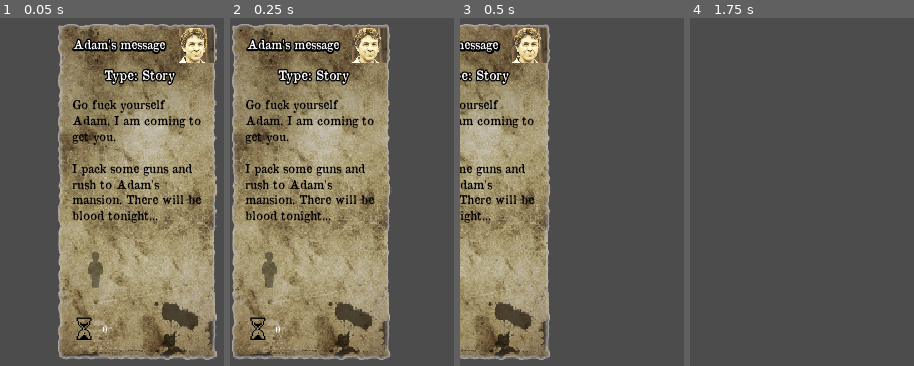
Above: before the commit, frames 1-4 (left to right).
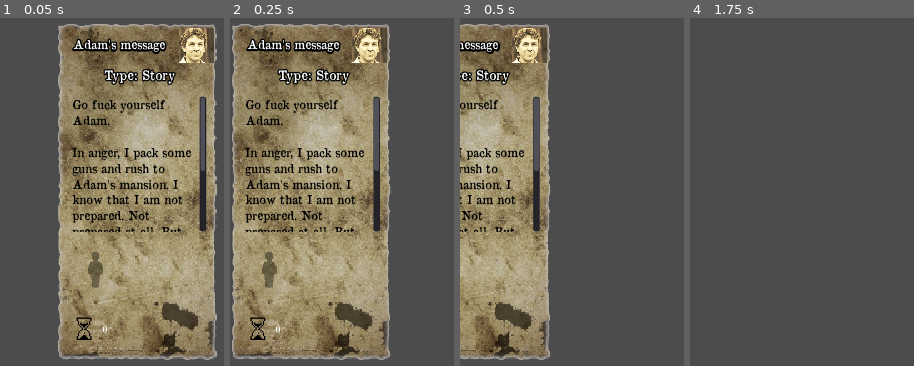
Above: after the commit, the same moments.

Repository: angeldustjdr/octopus_bounding
Game: Godot game, scene res://Missions/act5_10.tscn
Two runs of this game, one before a commit and one after it. Both use one fixed random seed, a clock stepped at 60 frames per second and the inputs below. This scene is started directly instead of the project's main scene.
Inputs (mouse positions are in pixels of both pictures, inside the frame that each line leads up to):
- Up to frame 1 (0.05 s): no input
- Up to frame 2 (0.25 s): no input
- Up to frame 3 (0.5 s): no input
- Up to frame 4 (1.75 s): tap Enter at 0.5 s; move the mouse to (outside the picture) at 0.52 s; click (outside the picture) at 0.67 s; tap Space at 0.77, 1.25 s; drag from (outside the picture) to (outside the picture) at 1.27 s

The runs differ from the first frame. In frame 1, 5.7% of the frame differs, in the area x 32-93%, y 22-62%; in frame 2, 5.5%; in frame 3, 3.5%; in frame 4, nothing differs.

Commit message:
act5_10 fix

Diff:
--- a/Missions/act5_10.tscn
+++ b/Missions/act5_10.tscn
@@ -7,6 +7,8 @@
 nextMission = [ "act5_11", "", "", "" ]
 
 [node name="Text_label" parent="." index="18"]
-text = "Go fuck yourself Adam. I am coming to get you.
+text = "Go fuck yourself Adam.
 
-I pack some guns and rush to Adam's mansion. There will be blood tonight..."
+In anger, I pack some guns and rush to Adam's mansion. I know that I am not prepared. Not prepared at all. But this is too much. I might die for this but I am coming to get you Adam !
+
+There will be blood tonight..."
